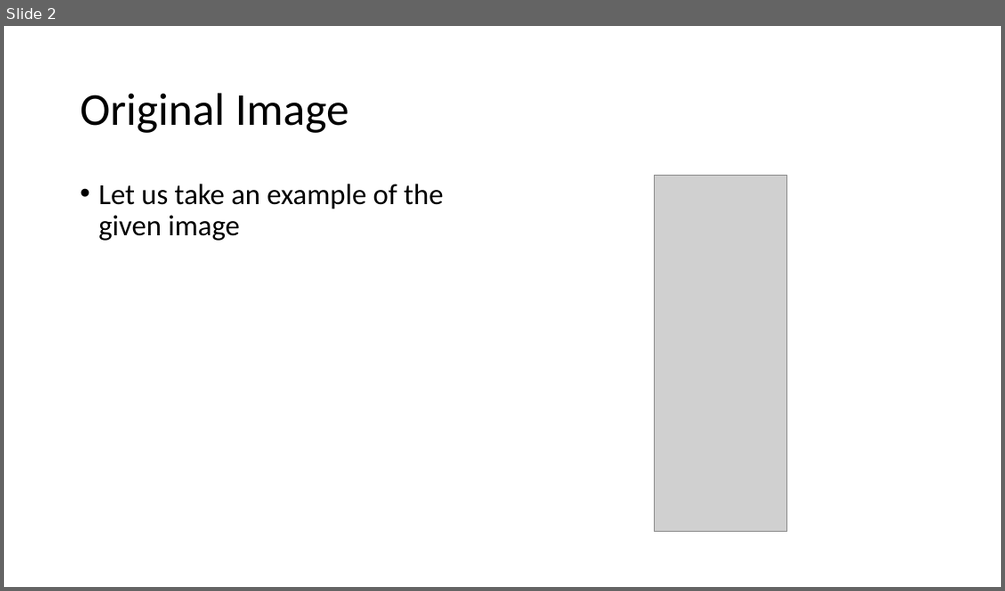
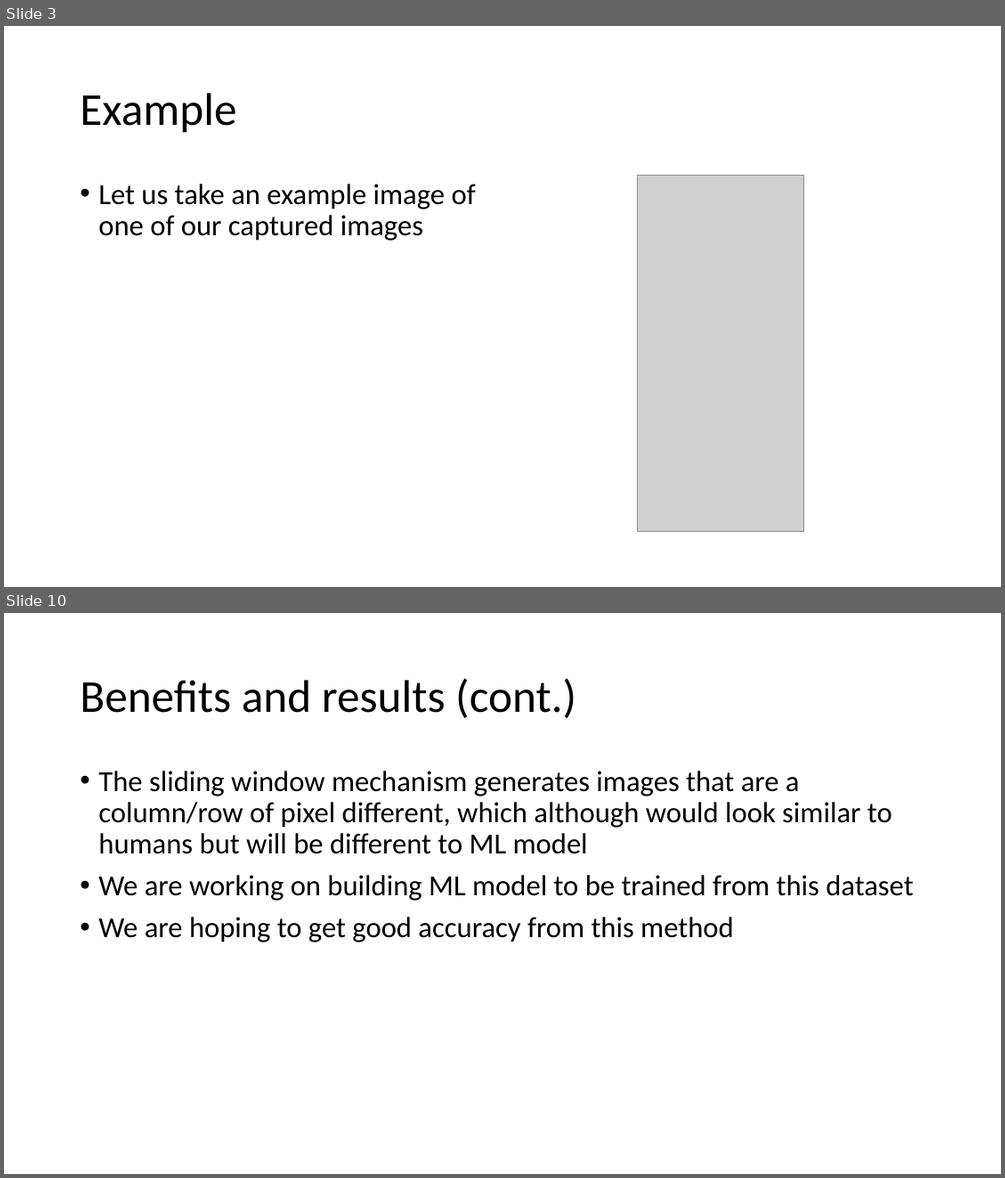
Before and after one commit to AdityaShenoy/Drones_For_Structural_Audit, a slide deck: ppt/Dataset Preprocessing Steps.pptx. Shown one above the other, each under a label of ours: slide 2 before the commit, slides 3 and 10 after it; the slides between them are not shown. The pictures are 1005x591 and 1005x1178 pixels, drawn with LibreOffice and Linux fonts; fonts in the diff are those of the drawing; grey boxes stand for pictures. Boxes give left, top, right and bottom in pixels: in the first picture for what was removed or moved away, otherwise in the second. Text is boxed around its words. In the diff, an @@ line names an element or a change of style, - is before the commit and + after.

```diff
--- a/ppt/Dataset Preprocessing Steps.pptx
+++ b/ppt/Dataset Preprocessing Steps.pptx
@@ slide 10 added at (4,613,1001,1174), background #FFFFFF @@
@@ title added at (80,678,576,718), 44 pt, text #000000 @@
+Benefits and results (cont.)
@@ text added at (98,771,913,942), 28 pt, text #000000 @@
+• The sliding window mechanism generates images that are a column/row of pixel different, which although would look similar to humans but will be different to ML model
+• We are working on building ML model to be trained from this dataset
+• We are hoping to get good accuracy from this method
@@ what was slide 2 is now slide 3 @@
@@ slide 3 changed as well @@
@@ title at (80,93,236,133): text changed @@
-Original Image
+Example
@@ text at (98,184,476,240): text changed @@
-• Let us take an example of the given image
+• Let us take an example image of one of our captured images
@@ picture: place and size @@
-picture at (654,176,787,532)
+picture at (638,176,804,532)
```
Also in this commit, not shown: 3 other slides changed, 5 other slides added, 5 slides removed, 2 other files.
